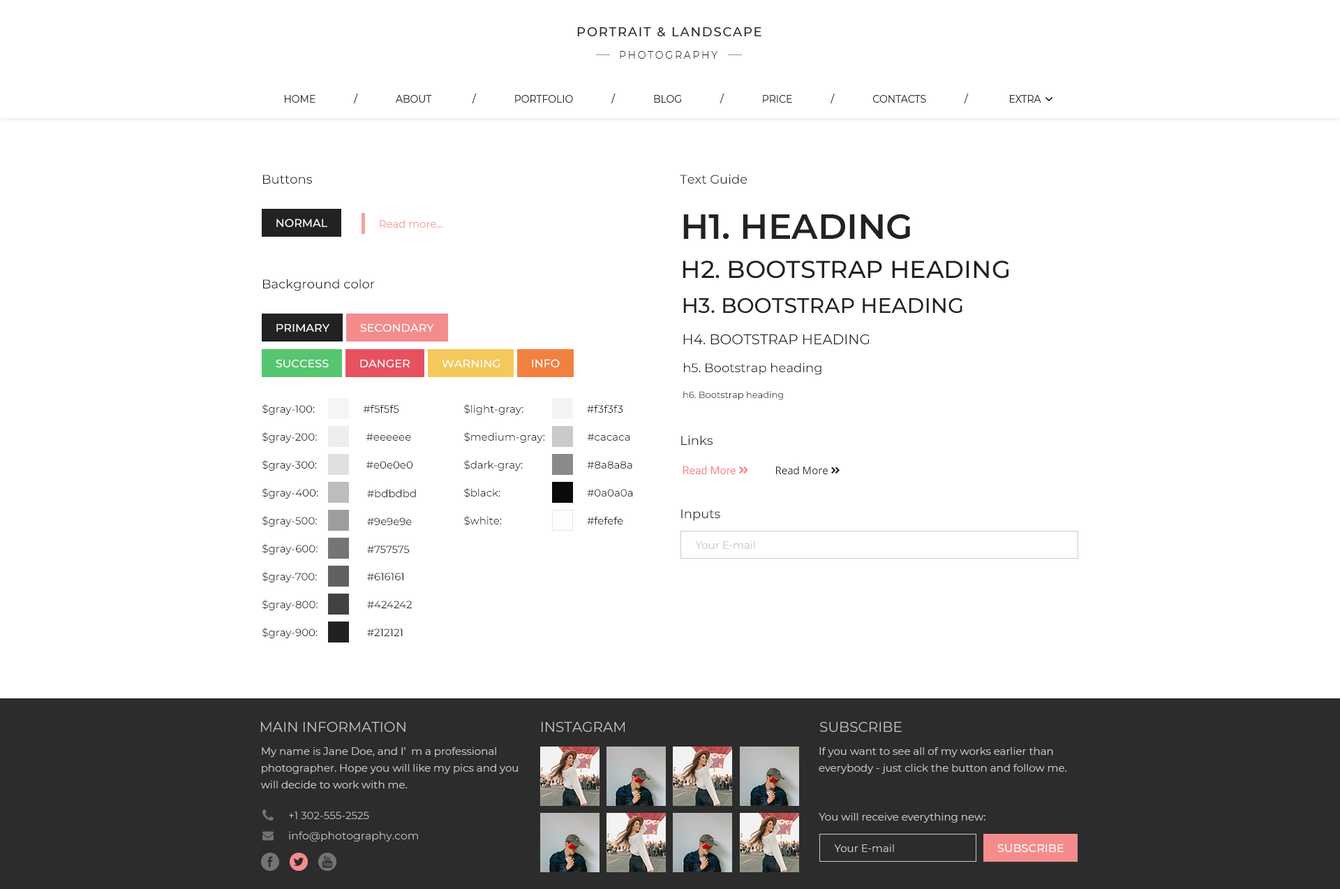
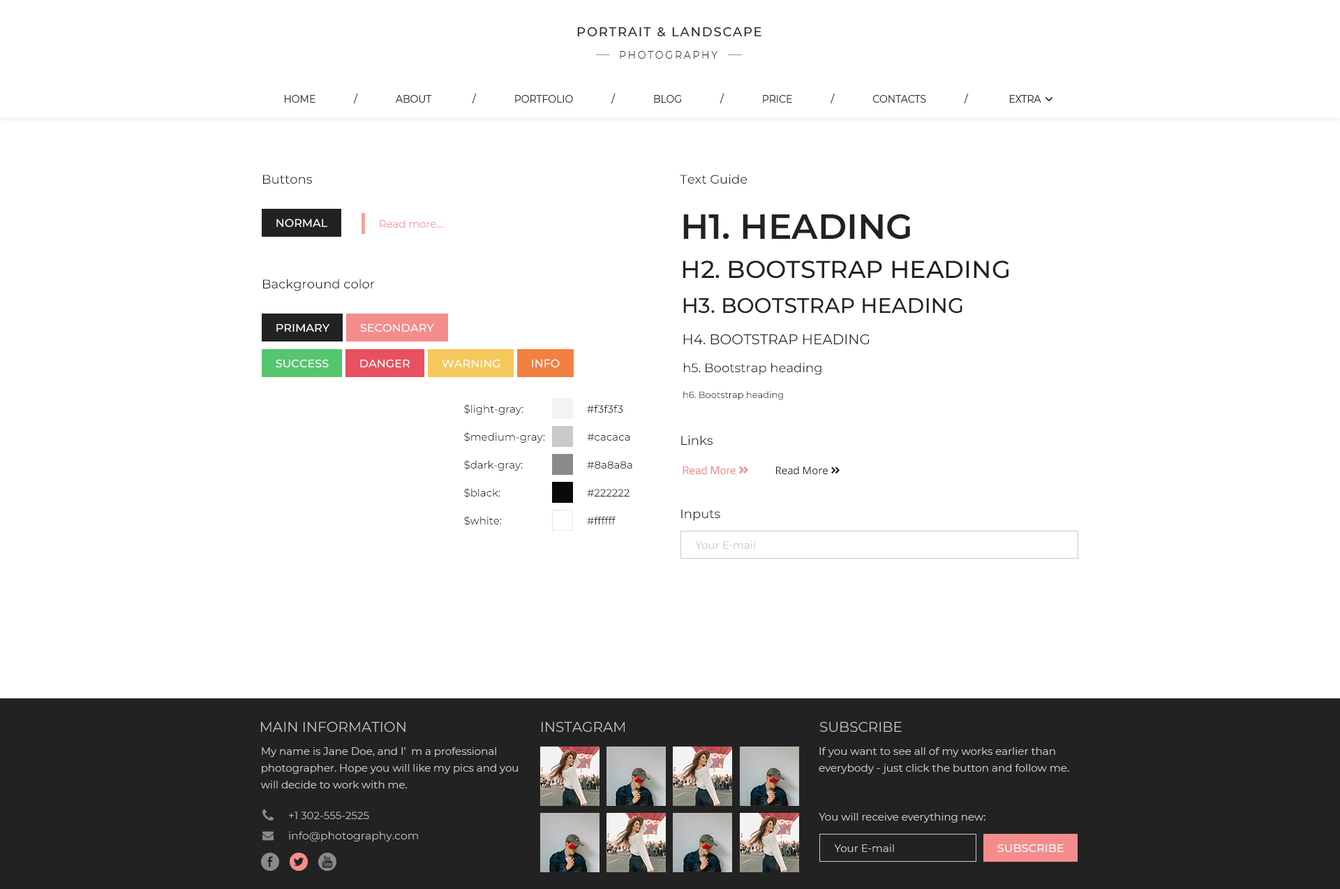
Before/after of a 1340px x 889px layered artwork. What changed in the layer stack:
hid group "bootstrap" (29 layers) over [262, 397, 417, 643]
renamed "#0a0a0a" to "#222222", painted on it over [594, 488, 634, 497]
renamed "#fefefe" to "#ffffff", painted on it over [597, 515, 624, 525]
painted on "footer" over [0, 698, 1340, 889]
